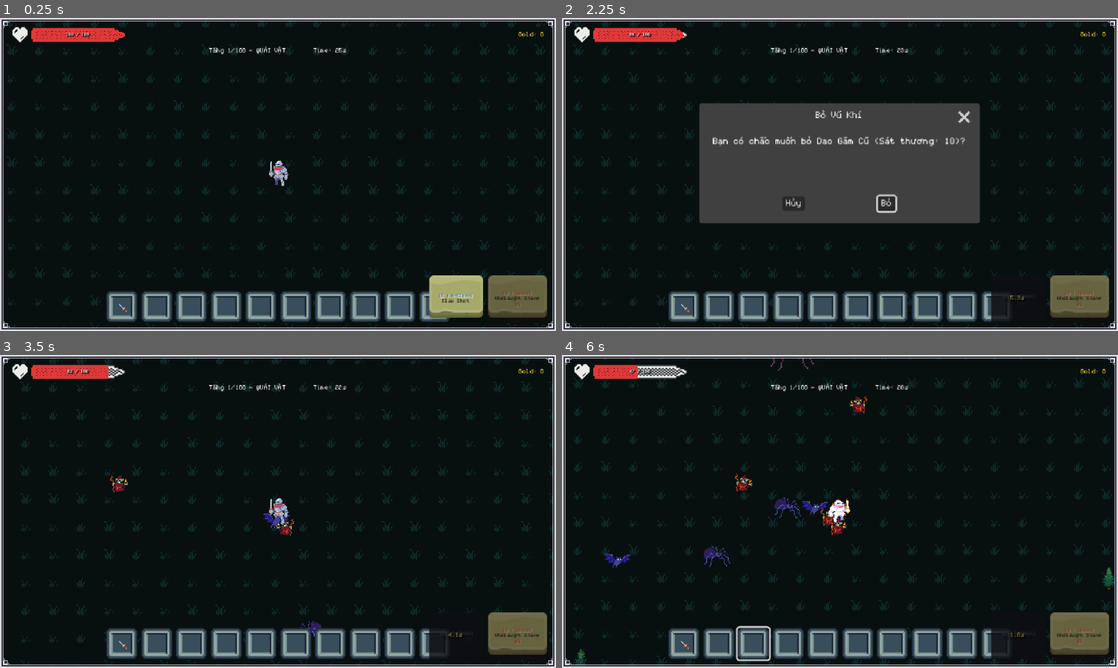
Above: before the commit, frames 1-4 (two rows, left to right).
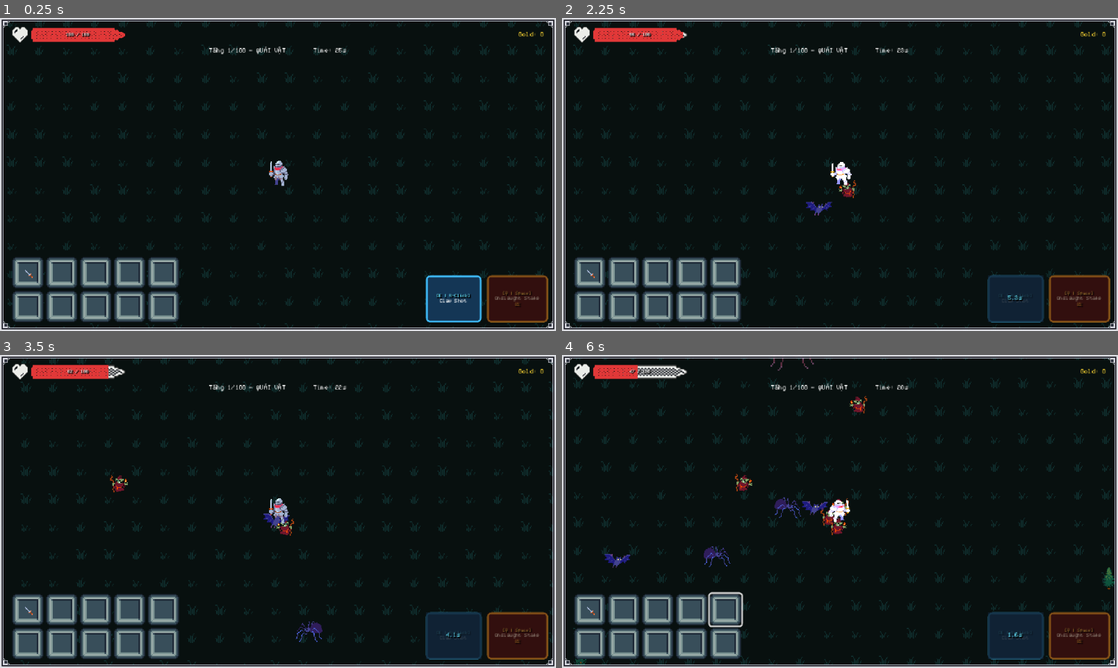
Above: after the commit, the same moments.

Repository: khanh-dinh26/NightSpire-Survival
Game: Godot game, scene res://src/arena/Arena.tscn
Same seed, same stepped clock (60 frames per second), same inputs: the game is played once before the commit and once after it. This scene is started directly instead of the project's main scene. Sound files missing from this copy of the repository are replaced by a short silence.
Inputs (mouse positions are in pixels of both pictures, inside the frame that each line leads up to):
- Up to frame 1 (0.25 s): no input
- Up to frame 2 (2.25 s): click (1017, 299) at 0.5 s; click (1079, 299) at 1.25 s; click (684, 305) at 2.02 s
- Up to frame 3 (3.5 s): click (233, 539) at 2.75 s, where only the run before the commit has a clickable "Hủy"
- Up to frame 4 (6 s): tap Enter at 3.5 s; move the mouse to (962, 495) at 3.52 s; hold Right (ui_right) 3.53-4.28 s; tap E at 3.6, 5.85 s; click (962, 495) at 3.67 s; tap Space at 3.77, 4.52 s; move the mouse to (728, 527) at 4.27 s; hold Down (ui_down) 4.28-5.03 s; tap Q at 4.35 s; click (728, 527) at 4.42 s; move the mouse to (895, 442) at 5.02 s; hold Right (ui_right) 5.03-5.78 s; tap 1 at 5.1 s; click (895, 442) at 5.17 s; move the mouse to (812, 574) at 5.77 s; hold Up (ui_up) from 5.78 s (still down); click (812, 574) at 5.92 s

The runs differ from the first frame. In frame 1, 12% of the frame differs, in the area x 2-99%, y 76-98%; in frame 2, 31%, in the area x 2-99%, y 27-98%; in frame 3, 12%; in frame 4, 12%.

Commit message:
fix(ui): left-align tower and class text, colorize skill titles, rearrange inventory to 2x5 grid on bottom-left, style skill buttons with distinct themes, and simplify character skills

Diff:
--- a/src/entities/player/Player.gd
+++ b/src/entities/player/Player.gd
@@ -463,99 +463,60 @@
 
 func _execute_claw_shot(_mouse_pos: Vector2, aim_dir: Vector2) -> void:
 	AudioManager.play_sfx("slash")
-	_screen_shake(5.0, 0.25)
-
-	# Spectral claw visuals
+	_screen_shake(4.0, 0.2)
+
+	# Direct frontal claw strike visual
 	var claw_line: Line2D = Line2D.new()
-	claw_line.width = 4.0
-	claw_line.default_color = Color(1.2, 0.8, 0.3, 1.0)
-	claw_line.points = PackedVector2Array([Vector2.ZERO, aim_dir * 180.0])
+	claw_line.width = 5.0
+	claw_line.default_color = Color(1.3, 0.9, 0.3, 1.0)
+	claw_line.points = PackedVector2Array([Vector2.ZERO, aim_dir * 140.0])
 	add_child(claw_line)
 	var tw: Tween = create_tween()
-	tw.tween_property(claw_line, ^"width", 0.0, 0.20)
+	tw.tween_property(claw_line, ^"width", 0.0, 0.15)
 	tw.tween_callback(claw_line.queue_free)
 
-	# Pull enemies
+	# Strike enemies in front cone
 	var enemies: Array[Node] = get_tree().get_nodes_in_group(&"enemies")
 	for e_node: Node in enemies:
 		var enemy: CharacterBody2D = e_node as CharacterBody2D
 		if enemy == null or not is_instance_valid(enemy):
 			continue
 		var to_e: Vector2 = enemy.global_position - global_position
-		if to_e.length() <= 190.0 and to_e.normalized().dot(aim_dir) > 0.4:
-			if enemy is BossBase:
-				# Boss: Pull player towards boss!
-				global_position = global_position.lerp(enemy.global_position - aim_dir * 45.0, 0.65)
-				enemy.take_damage(140)
-			else:
-				# Normal enemy: pull to player
-				enemy.global_position = enemy.global_position.lerp(global_position + aim_dir * 35.0, 0.80)
-				enemy.take_damage(140)
+		if to_e.length() <= 150.0 and to_e.normalized().dot(aim_dir) > 0.3:
+			if "apply_knockback" in enemy:
+				enemy.apply_knockback(aim_dir * 120.0)
+			enemy.take_damage(140)
 
 
 func _execute_marking_dash(aim_dir: Vector2) -> void:
 	AudioManager.play_sfx("slash")
-	_screen_shake(4.0, 0.2)
-
-	# Swift backwards dash
-	velocity = -aim_dir * 380.0
-	move_and_slide()
-
-	# Front crescent dagger slash marking enemies
+	_screen_shake(3.0, 0.15)
+
+	# Swift evasive dash
+	global_position += aim_dir * 60.0
+
+	# Front slash
 	var enemies: Array[Node] = get_tree().get_nodes_in_group(&"enemies")
 	for e_node: Node in enemies:
 		var enemy: CharacterBody2D = e_node as CharacterBody2D
 		if enemy == null or not is_instance_valid(enemy):
 			continue
-		var to_e: Vector2 = enemy.global_position - global_position
-		if to_e.length() <= 140.0 and to_e.normalized().dot(aim_dir) > 0.25:
-			enemy.set_meta("marked", true)
-			enemy.take_damage(120)
-			# Red outline / marked aura
-			var tw_mark: Tween = enemy.create_tween()
-			tw_mark.set_loops(6)
-			tw_mark.tween_property(enemy, ^"modulate", Color(2.0, 0.4, 0.4, 1.0), 0.5)
-			tw_mark.tween_property(enemy, ^"modulate", Color.WHITE, 0.5)
-			# Remove mark after 6s
-			var tw_clean: Tween = create_tween()
-			tw_clean.tween_interval(6.0)
-			tw_clean.tween_callback(func():
-				if is_instance_valid(enemy):
-					enemy.remove_meta("marked")
-			)
+		if global_position.distance_to(enemy.global_position) <= 120.0:
+			enemy.take_damage(130)
 
 
 func _execute_magic_cocktail(target_pos: Vector2) -> void:
 	AudioManager.play_sfx("spell_fire")
-	_screen_shake(6.0, 0.25)
-
-	# Explosion at target
+	_screen_shake(5.0, 0.2)
+
+	# Instant elemental explosion at target
 	var enemies: Array[Node] = get_tree().get_nodes_in_group(&"enemies")
 	for e_node: Node in enemies:
 		var enemy: CharacterBody2D = e_node as CharacterBody2D
 		if enemy == null or not is_instance_valid(enemy):
 			continue
-		if enemy.global_position.distance_to(target_pos) <= 100.0:
-			enemy.take_damage(160)
-			if "speed_mult" in enemy:
-				enemy.speed_mult *= 0.4
-				var tw_spd: Tween = create_tween()
-				tw_spd.tween_interval(4.0)
-				tw_spd.tween_callback(func():
-					if is_instance_valid(enemy):
-						enemy.speed_mult /= 0.4
-				)
-
-	# Lingering pool ticks
-	for tick: int in range(1, 4):
-		var tw_tick: Tween = create_tween()
-		tw_tick.tween_interval(float(tick) * 0.9)
-		tw_tick.tween_callback(func():
-			for e_node: Node in get_tree().get_nodes_in_group(&"enemies"):
-				var enemy: CharacterBody2D = e_node as CharacterBody2D
-				if enemy != null and is_instance_valid(enemy) and enemy.global_position.distance_to(target_pos) <= 90.0:
-					enemy.take_damage(40)
-		)
+		if enemy.global_position.distance_to(target_pos) <= 110.0:
+			enemy.take_damage(180)
 
 
 func _execute_whirlwind() -> void:
--- a/src/ui/HUD.tscn
+++ b/src/ui/HUD.tscn
@@ -184,8 +184,9 @@
 layout_mode = 2
 size_flags_vertical = 3
 
-[node name="BottomBar" type="CenterContainer" parent="MarginContainer/VBoxContainer" unique_id=1466198048]
-layout_mode = 2
+[node name="BottomBar" type="HBoxContainer" parent="MarginContainer/VBoxContainer" unique_id=1466198048]
+layout_mode = 2
+alignment = 0
 
 [node name="InventoryBar" parent="MarginContainer/VBoxContainer/BottomBar" unique_id=1625563208 instance=ExtResource("2_invbar")]
 layout_mode = 2
--- a/src/ui/HeroSkillBar.gd
+++ b/src/ui/HeroSkillBar.gd
@@ -57,6 +57,8 @@
 
 
 func _on_skill_pressed() -> void:
+	if skill_cd_overlay.visible:
+		return
 	var players: Array[Node] = get_tree().get_nodes_in_group(&"player")
 	if players.size() > 0:
 		var p: Player = players[0] as Player
@@ -65,6 +67,8 @@
 
 
 func _on_ult_pressed() -> void:
+	if not _is_ult_ready:
+		return
 	var players: Array[Node] = get_tree().get_nodes_in_group(&"player")
 	if players.size() > 0:
 		var p: Player = players[0] as Player
@@ -76,12 +80,8 @@
 	if current_cd > 0.05:
 		skill_cd_overlay.visible = true
 		skill_cd_lbl.text = "%.1fs" % current_cd
-		skill_btn.disabled = true
-		skill_btn.modulate = Color(0.65, 0.65, 0.65, 0.9)
 	else:
 		skill_cd_overlay.visible = false
-		skill_btn.disabled = false
-		skill_btn.modulate = Color(1.0, 1.0, 1.0, 1.0)
 
 
 func _on_ult_charge_updated(current_dmg: int, max_dmg: int) -> void:
@@ -89,14 +89,12 @@
 	if pct >= 1.0:
 		_is_ult_ready = true
 		ult_overlay.visible = false
-		ult_btn.disabled = false
 		ult_charge_lbl.text = "SẴN SÀNG!"
 		ult_charge_lbl.add_theme_color_override(&"font_color", Color(1.0, 0.95, 0.3))
 		_start_ult_glow()
 	else:
 		_is_ult_ready = false
 		ult_overlay.visible = true
-		ult_btn.disabled = true
 		ult_charge_lbl.text = "%d%%" % roundi(pct * 100.0)
 		ult_charge_lbl.add_theme_color_override(&"font_color", Color(1.0, 0.75, 0.35))
 		_stop_ult_glow()
--- a/src/ui/HeroSkillBar.tscn
+++ b/src/ui/HeroSkillBar.tscn
@@ -1,19 +1,65 @@
-[gd_scene load_steps=5 format=3 uid="uid://heroskillbar001"]
+[gd_scene load_steps=7 format=3 uid="uid://brm786yymg5nw"]
 
 [ext_resource type="Script" path="res://src/ui/HeroSkillBar.gd" id="1_script"]
 [ext_resource type="Texture2D" path="res://assets/ui/slices/panel_window.png" id="2_panel"]
-[ext_resource type="StyleBox" path="res://assets/ui/buttons/btn_rect_normal.tres" id="3_btn_normal"]
-[ext_resource type="StyleBox" path="res://assets/ui/buttons/btn_rect_hover.tres" id="4_btn_hover"]
+
+[sub_resource type="StyleBoxFlat" id="StyleBoxFlat_skill_normal"]
+bg_color = Color(0.08, 0.22, 0.35, 0.95)
+border_width_left = 2
+border_width_top = 2
+border_width_right = 2
+border_width_bottom = 2
+border_color = Color(0.25, 0.75, 1, 1)
+corner_radius_top_left = 4
+corner_radius_top_right = 4
+corner_radius_bottom_right = 4
+corner_radius_bottom_left = 4
+
+[sub_resource type="StyleBoxFlat" id="StyleBoxFlat_skill_hover"]
+bg_color = Color(0.12, 0.32, 0.48, 1)
+border_width_left = 2
+border_width_top = 2
+border_width_right = 2
+border_width_bottom = 2
+border_color = Color(0.5, 0.9, 1, 1)
+corner_radius_top_left = 4
+corner_radius_top_right = 4
+corner_radius_bottom_right = 4
+corner_radius_bottom_left = 4
+
+[sub_resource type="StyleBoxFlat" id="StyleBoxFlat_ult_normal"]
+bg_color = Color(0.3, 0.08, 0.08, 0.95)
+border_width_left = 2
+border_width_top = 2
+border_width_right = 2
+border_width_bottom = 2
+border_color = Color(1, 0.65, 0.15, 1)
+corner_radius_top_left = 4
+corner_radius_top_right = 4
+corner_radius_bottom_right = 4
+corner_radius_bottom_left = 4
+
+[sub_resource type="StyleBoxFlat" id="StyleBoxFlat_ult_hover"]
+bg_color = Color(0.45, 0.12, 0.12, 1)
+border_width_left = 2
+border_width_top = 2
+border_width_right = 2
+border_width_bottom = 2
+border_color = Color(1, 0.85, 0.3, 1)
+corner_radius_top_left = 4
+corner_radius_top_right = 4
+corner_radius_bottom_right = 4
+corner_radius_bottom_left = 4
 
 [node name="HeroSkillBar" type="Control"]
-custom_minimum_size = Vector2(136, 54)
+custom_minimum_size = Vector2(142, 54)
 layout_mode = 3
 anchors_preset = 3
 anchor_left = 1.0
 anchor_top = 1.0
 anchor_right = 1.0
 anchor_bottom = 1.0
-offset_left = -146.0
+offset_left = -152.0
 offset_top = -64.0
 offset_right = -10.0
 offset_bottom = -10.0
@@ -32,21 +78,21 @@
 alignment = 2
 
 [node name="SkillSlot" type="Control" parent="HBox"]
-custom_minimum_size = Vector2(62, 54)
+custom_minimum_size = Vector2(64, 54)
 layout_mode = 2
 
 [node name="SkillButton" type="Button" parent="HBox/SkillSlot"]
-custom_minimum_size = Vector2(62, 54)
-layout_mode = 1
-anchors_preset = 15
-anchor_right = 1.0
-anchor_bottom = 1.0
-grow_horizontal = 2
-grow_vertical = 2
-pivot_offset = Vector2(31, 27)
-theme_override_styles/normal = ExtResource("3_btn_normal")
-theme_override_styles/hover = ExtResource("4_btn_hover")
-theme_override_styles/pressed = ExtResource("4_btn_hover")
+custom_minimum_size = Vector2(64, 54)
+layout_mode = 1
+anchors_preset = 15
+anchor_right = 1.0
+anchor_bottom = 1.0
+grow_horizontal = 2
+grow_vertical = 2
+pivot_offset = Vector2(32, 27)
+theme_override_styles/normal = SubResource("StyleBoxFlat_skill_normal")
+theme_override_styles/hover = SubResource("StyleBoxFlat_skill_hover")
+theme_override_styles/pressed = SubResource("StyleBoxFlat_skill_hover")
 
 [node name="VBox" type="VBoxContainer" parent="HBox/SkillSlot/SkillButton"]
 layout_mode = 1
@@ -60,8 +106,8 @@
 
 [node name="KeyLabel" type="Label" parent="HBox/SkillSlot/SkillButton/VBox"]
 layout_mode = 2
-theme_override_colors/font_color = Color(0.2, 0.45, 0.75, 1)
-theme_override_colors/font_shadow_color = Color(1, 1, 1, 0.4)
+theme_override_colors/font_color = Color(0.4, 0.9, 1, 1)
+theme_override_colors/font_shadow_color = Color(0, 0, 0, 1)
 theme_override_constants/shadow_offset_x = 1
 theme_override_constants/shadow_offset_y = 1
 theme_override_font_sizes/font_size = 8
@@ -70,7 +116,7 @@
 
 [node name="SkillName" type="Label" parent="HBox/SkillSlot/SkillButton/VBox"]
 layout_mode = 2
-theme_override_colors/font_color = Color(0.12, 0.1, 0.08, 1)
+theme_override_colors/font_color = Color(1, 1, 1, 1)
 theme_override_font_sizes/font_size = 9
 text = "Kỹ Năng"
 horizontal_alignment = 1
@@ -85,7 +131,7 @@
 grow_horizontal = 2
 grow_vertical = 2
 mouse_filter = 2
-color = Color(0.08, 0.08, 0.12, 0.82)
+color = Color(0.06, 0.12, 0.18, 0.85)
 
 [node name="CDLabel" type="Label" parent="HBox/SkillSlot/SkillButton/CDOverlay"]
 layout_mode = 1
@@ -94,7 +140,7 @@
 anchor_bottom = 1.0
 grow_horizontal = 2
 grow_vertical = 2
-theme_override_colors/font_color = Color(1, 0.9, 0.3, 1)
+theme_override_colors/font_color = Color(0.4, 0.9, 1, 1)
 theme_override_colors/font_shadow_color = Color(0, 0, 0, 1)
 theme_override_constants/shadow_offset_x = 1
 theme_override_constants/shadow_offset_y = 1
@@ -104,21 +150,21 @@
 vertical_alignment = 1
 
 [node name="UltimateSlot" type="Control" parent="HBox"]
-custom_minimum_size = Vector2(68, 54)
+custom_minimum_size = Vector2(70, 54)
 layout_mode = 2
 
 [node name="UltButton" type="Button" parent="HBox/UltimateSlot"]
-custom_minimum_size = Vector2(68, 54)
-layout_mode = 1
-anchors_preset = 15
-anchor_right = 1.0
-anchor_bottom = 1.0
-grow_horizontal = 2
-grow_vertical = 2
-pivot_offset = Vector2(34, 27)
-theme_override_styles/normal = ExtResource("3_btn_normal")
-theme_override_styles/hover = ExtResource("4_btn_hover")
-theme_override_styles/pressed = ExtResource("4_btn_hover")
+custom_minimum_size = Vector2(70, 54)
+layout_mode = 1
+anchors_preset = 15
+anchor_right = 1.0
+anchor_bottom = 1.0
+grow_horizontal = 2
+grow_vertical = 2
+pivot_offset = Vector2(35, 27)
+theme_override_styles/normal = SubResource("StyleBoxFlat_ult_normal")
+theme_override_styles/hover = SubResource("StyleBoxFlat_ult_hover")
+theme_override_styles/pressed = SubResource("StyleBoxFlat_ult_hover")
 
 [node name="VBox" type="VBoxContainer" parent="HBox/UltimateSlot/UltButton"]
 layout_mode = 1
@@ -132,8 +178,8 @@
 
 [node name="KeyLabel" type="Label" parent="HBox/UltimateSlot/UltButton/VBox"]
 layout_mode = 2
-theme_override_colors/font_color = Color(0.85, 0.35, 0.1, 1)
-theme_override_colors/font_shadow_color = Color(1, 1, 1, 0.4)
+theme_override_colors/font_color = Color(1, 0.75, 0.3, 1)
+theme_override_colors/font_shadow_color = Color(0, 0, 0, 1)
 theme_override_constants/shadow_offset_x = 1
 theme_override_constants/shadow_offset_y = 1
 theme_override_font_sizes/font_size = 8
@@ -142,7 +188,7 @@
 
 [node name="UltName" type="Label" parent="HBox/UltimateSlot/UltButton/VBox"]
 layout_mode = 2
-theme_override_colors/font_color = Color(0.12, 0.1, 0.08, 1)
+theme_override_colors/font_color = Color(1, 0.95, 0.85, 1)
 theme_override_font_sizes/font_size = 9
 text = "Tuyệt Kỹ"
 horizontal_alignment = 1
@@ -150,8 +196,8 @@
 
 [node name="ChargeLabel" type="Label" parent="HBox/UltimateSlot/UltButton/VBox"]
 layout_mode = 2
-theme_override_colors/font_color = Color(0.8, 0.25, 0.1, 1)
-theme_override_colors/font_shadow_color = Color(1, 1, 1, 0.3)
+theme_override_colors/font_color = Color(1, 0.65, 0.2, 1)
+theme_override_colors/font_shadow_color = Color(0, 0, 0, 1)
 theme_override_constants/shadow_offset_x = 1
 theme_override_constants/shadow_offset_y = 1
 theme_override_font_sizes/font_size = 8
@@ -167,7 +213,7 @@
 grow_horizontal = 2
 grow_vertical = 2
 mouse_filter = 2
-color = Color(0.1, 0.05, 0.05, 0.45)
+color = Color(0.12, 0.04, 0.04, 0.55)
 
 [node name="GlowBorder" type="NinePatchRect" parent="HBox/UltimateSlot/UltButton"]
 visible = false
--- a/src/ui/InventoryBar.gd
+++ b/src/ui/InventoryBar.gd
@@ -1,6 +1,6 @@
 class_name InventoryBar
-extends HBoxContainer
-## Inventory Hotbar displaying up to 10 equipped weapon slots.
+extends GridContainer
+## Inventory Hotbar displaying up to 10 equipped weapon slots in 2 rows of 5.
 
 var _slots: Array[InventorySlot] = []
 
--- a/src/ui/InventoryBar.tscn
+++ b/src/ui/InventoryBar.tscn
@@ -3,9 +3,10 @@
 [ext_resource type="Script" path="res://src/ui/InventoryBar.gd" id="1_bar"]
 [ext_resource type="PackedScene" path="res://src/ui/InventorySlot.tscn" id="2_slot"]
 
-[node name="InventoryBar" type="HBoxContainer"]
-theme_override_constants/separation = 4
-alignment = 1
+[node name="InventoryBar" type="GridContainer"]
+theme_override_constants/h_separation = 3
+theme_override_constants/v_separation = 3
+columns = 5
 script = ExtResource("1_bar")
 
 [node name="Slot0" parent="." instance=ExtResource("2_slot")]
--- a/src/ui/TowerSelect.tscn
+++ b/src/ui/TowerSelect.tscn
@@ -109,24 +109,24 @@
 theme_override_colors/font_color = Color(1, 0.9, 0.4, 1)
 theme_override_font_sizes/font_size = 18
 text = "THÁP RỪNG ĐỘC"
-horizontal_alignment = 1
+horizontal_alignment = 0
 
 [node name="Modifier" type="Label" parent="Margin/VBox/TowerStep/TowerCards/Tower0/Margin/VBox"]
 layout_mode = 2
 theme_override_colors/font_color = Color(0.4, 1, 0.5, 1)
-theme_override_font_sizes/font_size = 14
-text = "Buff: +15% Tốc chạy, +20% Tốc đánh
-Debuff: -30% Hiệu quả hồi máu
-Quái: Nhanh (+25%), Ít máu (-20%)"
-horizontal_alignment = 1
+theme_override_font_sizes/font_size = 12
+text = "+ Buff: +15% Tốc chạy, +20% Tốc đánh
+- Debuff: -30% Hiệu quả hồi máu
+! Quái: Nhanh (+25%), Ít máu (-20%)"
+horizontal_alignment = 0
 autowrap_mode = 3
 
 [node name="Desc" type="Label" parent="Margin/VBox/TowerStep/TowerCards/Tower0/Margin/VBox"]
 layout_mode = 2
 theme_override_colors/font_color = Color(0.8, 0.8, 0.8, 1)
-theme_override_font_sizes/font_size = 13
+theme_override_font_sizes/font_size = 12
 text = "Rừng độc kích thích thần tốc nhưng hạn chế hồi thương."
-horizontal_alignment = 1
+horizontal_alignment = 0
 autowrap_mode = 3
 
 [node name="Tower1" type="Button" parent="Margin/VBox/TowerStep/TowerCards"]
@@ -171,24 +171,24 @@
 theme_override_colors/font_color = Color(1, 0.9, 0.4, 1)
 theme_override_font_sizes/font_size = 18
 text = "HẦM MỘ CỔ"
-horizontal_alignment = 1
+horizontal_alignment = 0
 
 [node name="Modifier" type="Label" parent="Margin/VBox/TowerStep/TowerCards/Tower1/Margin/VBox"]
 layout_mode = 2
 theme_override_colors/font_color = Color(1, 0.85, 0.3, 1)
-theme_override_font_sizes/font_size = 14
-text = "Buff: Giảm 15% Sát thương nhận, +30% Phép
-Debuff: -10% Tốc chạy
-Quái: +40% Máu, Kháng đẩy lùi"
-horizontal_alignment = 1
+theme_override_font_sizes/font_size = 12
+text = "+ Buff: Giảm 15% Dmg nhận, +30% Phép
+- Debuff: -10% Tốc chạy
+! Quái: +40% Máu, Kháng đẩy lùi"
+horizontal_alignment = 0
 autowrap_mode = 3
 
 [node name="Desc" type="Label" parent="Margin/VBox/TowerStep/TowerCards/Tower1/Margin/VBox"]
 layout_mode = 2
 theme_override_colors/font_color = Color(0.8, 0.8, 0.8, 1)
-theme_override_font_sizes/font_size = 13
+theme_override_font_sizes/font_size = 12
 text = "Hầm mộ đá cổ quái vật siêu kiên cố, ma thuật cộng hưởng."
-horizontal_alignment = 1
+horizontal_alignment = 0
 autowrap_mode = 3
 
 [node name="Tower2" type="Button" parent="Margin/VBox/TowerStep/TowerCards"]
@@ -233,24 +233,24 @@
 theme_override_colors/font_color = Color(1, 0.9, 0.4, 1)
 theme_override_font_sizes/font_size = 18
 text = "LÒ RÈN LỬA"
-horizontal_alignment = 1
+horizontal_alignment = 0
 
 [node name="Modifier" type="Label" parent="Margin/VBox/TowerStep/TowerCards/Tower2/Margin/VBox"]
 layout_mode = 2
 theme_override_colors/font_color = Color(1, 0.45, 0.35, 1)
-theme_override_font_sizes/font_size = 14
-text = "Buff: +50% Sát thương, +15% Chí mạng, +35% Vàng
-Debuff: +35% Sát thương gánh chịu
-Quái: Cuồng bạo (+35% Sát thương)"
-horizontal_alignment = 1
+theme_override_font_sizes/font_size = 12
+text = "+ Buff: +50% Dmg, +15% Crit, +35% Vàng
+- Debuff: +35% Sát thương gánh chịu
+! Quái: Cuồng bạo (+35% Sát thương)"
+horizontal_alignment = 0
 autowrap_mode = 3
 
 [node name="Desc" type="Label" parent="Margin/VBox/TowerStep/TowerCards/Tower2/Margin/VBox"]
 layout_mode = 2
 theme_override_colors/font_color = Color(0.8, 0.8, 0.8, 1)
-theme_override_font_sizes/font_size = 13
+theme_override_font_sizes/font_size = 12
 text = "Lò rèn dung nham cuồng loạn, sát thương cực hạn hai bên."
-horizontal_alignment = 1
+horizontal_alignment = 0
 autowrap_mode = 3
 
 [node name="NavFooter" type="HBoxContainer" parent="Margin/VBox/TowerStep"]
@@ -366,22 +366,27 @@
 theme_override_colors/font_color = Color(1, 0.9, 0.4, 1)
 theme_override_font_sizes/font_size = 18
 text = "Wylder (Knight)"
-horizontal_alignment = 1
+horizontal_alignment = 0
 
 [node name="Stats" type="Label" parent="Margin/VBox/ClassStep/ClassCards/Class0/Margin/VBox"]
 layout_mode = 2
 theme_override_colors/font_color = Color(0.9, 0.9, 0.9, 1)
-theme_override_font_sizes/font_size = 15
-text = "130 HP  |  115 SPD  |  2 DEF\nStarter: Dao Thép"
-horizontal_alignment = 1
-
-[node name="Desc" type="Label" parent="Margin/VBox/ClassStep/ClassCards/Class0/Margin/VBox"]
-layout_mode = 2
-theme_override_colors/font_color = Color(0.75, 0.75, 0.75, 1)
-theme_override_font_sizes/font_size = 12
-text = "Chiến binh Souls-like dũng mãnh.\nKỹ năng [E]: Claw Shot (Vuốt Kéo)\nTuyệt kỹ [Q]: Onslaught Stake (Trọng Kích Nổ)"
-horizontal_alignment = 1
-autowrap_mode = 3
+theme_override_font_sizes/font_size = 13
+text = "130 HP | 115 SPD | 2 DEF\nKhởi đầu: Dao Thép"
+horizontal_alignment = 0
+
+[node name="Desc" type="RichTextLabel" parent="Margin/VBox/ClassStep/ClassCards/Class0/Margin/VBox"]
+layout_mode = 2
+mouse_filter = 2
+bbcode_enabled = true
+fit_content = true
+scroll_active = false
+theme_override_colors/default_color = Color(0.8, 0.8, 0.8, 1)
+theme_override_font_sizes/normal_font_size = 11
+theme_override_font_sizes/bold_font_size = 11
+text = "Chiến binh Souls-like dũng mãnh.
+[color=#38c8ff][b]Kỹ năng [E]:[/b][/color] Claw Shot (Vuốt Kéo)
+[color=#ffaa33][b]Tuyệt kỹ [Q]:[/b][/color] Onslaught Stake (Trọng Kích)"
 
 [node name="Class1" type="Button" parent="Margin/VBox/ClassStep/ClassCards"]
 layout_mode = 2
@@ -438,23 +443,27 @@
 theme_override_colors/font_color = Color(1, 0.9, 0.4, 1)
 theme_override_font_sizes/font_size = 18
 text = "Ironeye (Ranger)"
-horizontal_alignment = 1
+horizontal_alignment = 0
 
 [node name="Stats" type="Label" parent="Margin/VBox/ClassStep/ClassCards/Class1/Margin/VBox"]
 layout_mode = 2
 theme_override_colors/font_color = Color(0.9, 0.9, 0.9, 1)
-theme_override_font_sizes/font_size = 15
-text = "95 HP  |  145 SPD  |  0 DEF\nStarter: Cung Ngắn"
-horizontal_alignment = 1
-
-[node name="Desc" type="Label" parent="Margin/VBox/ClassStep/ClassCards/Class1/Margin/VBox"]
-layout_mode = 2
-theme_override_colors/font_color = Color(0.75, 0.75, 0.75, 1)
-theme_override_font_sizes/font_size = 12
-text = "Xạ thủ siêu thanh bách phát bách trúng.\nKỹ năng [E]: Marking (Đánh Dấu Lùi)\nTuyệt kỹ [Q]: Single Shot (Nhất Tiễn Siêu Thanh)"
-horizontal_alignment = 1
-autowrap_mode = 3
-autowrap_mode = 3
+theme_override_font_sizes/font_size = 13
+text = "95 HP | 145 SPD | 0 DEF\nKhởi đầu: Cung Ngắn"
+horizontal_alignment = 0
+
+[node name="Desc" type="RichTextLabel" parent="Margin/VBox/ClassStep/ClassCards/Class1/Margin/VBox"]
+layout_mode = 2
+mouse_filter = 2
+bbcode_enabled = true
+fit_content = true
+scroll_active = false
+theme_override_colors/default_color = Color(0.8, 0.8, 0.8, 1)
+theme_override_font_sizes/normal_font_size = 11
+theme_override_font_sizes/bold_font_size = 11
+text = "Xạ thủ siêu thanh bách phát bách trúng.
+[color=#38c8ff][b]Kỹ năng [E]:[/b][/color] Marking (Đánh Dấu Lùi)
+[color=#ffaa33][b]Tuyệt kỹ [Q]:[/b][/color] Single Shot (Nhất Tiễn)"
 
 [node name="Class2" type="Button" parent="Margin/VBox/ClassStep/ClassCards"]
 layout_mode = 2
@@ -511,22 +520,27 @@
 theme_override_colors/font_color = Color(1, 0.9, 0.4, 1)
 theme_override_font_sizes/font_size = 18
 text = "Recluse (Wizard)"
-horizontal_alignment = 1
+horizontal_alignment = 0
 
 [node name="Stats" type="Label" parent="Margin/VBox/ClassStep/ClassCards/Class2/Margin/VBox"]
 layout_mode = 2
 theme_override_colors/font_color = Color(0.9, 0.9, 0.9, 1)
-theme_override_font_sizes/font_size = 15
-text = "85 HP  |  120 SPD  |  0 DEF\nStarter: Trượng Pha Lê (Spell)"
-horizontal_alignment = 1
-
-[node name="Desc" type="Label" parent="Margin/VBox/ClassStep/ClassCards/Class2/Margin/VBox"]
-layout_mode = 2
-theme_override_colors/font_color = Color(0.75, 0.75, 0.75, 1)
-theme_override_font_sizes/font_size = 12
-text = "Bậc thầy ma pháp cổ xưa nguyền rủa.\nKỹ năng [E]: Magic Cocktail (Ma Pháp)\nTuyệt kỹ [Q]: Soulblood Song (Huyết Chú)"
-horizontal_alignment = 1
-autowrap_mode = 3
+theme_override_font_sizes/font_size = 13
+text = "85 HP | 120 SPD | 0 DEF\nKhởi đầu: Trượng Pha Lê"
+horizontal_alignment = 0
+
+[node name="Desc" type="RichTextLabel" parent="Margin/VBox/ClassStep/ClassCards/Class2/Margin/VBox"]
+layout_mode = 2
+mouse_filter = 2
+bbcode_enabled = true
+fit_content = true
+scroll_active = false
+theme_override_colors/default_color = Color(0.8, 0.8, 0.8, 1)
+theme_override_font_sizes/normal_font_size = 11
+theme_override_font_sizes/bold_font_size = 11
+text = "Bậc thầy ma pháp cổ xưa nguyền rủa.
+[color=#38c8ff][b]Kỹ năng [E]:[/b][/color] Magic Cocktail (Ma Pháp)
+[color=#ffaa33][b]Tuyệt kỹ [Q]:[/b][/color] Soulblood Song (Huyết Chú)"
 
 [node name="NavFooter" type="HBoxContainer" parent="Margin/VBox/ClassStep"]
 layout_mode = 2
Not shown, added: src/ui/HeroSkillBar.gd.uid
